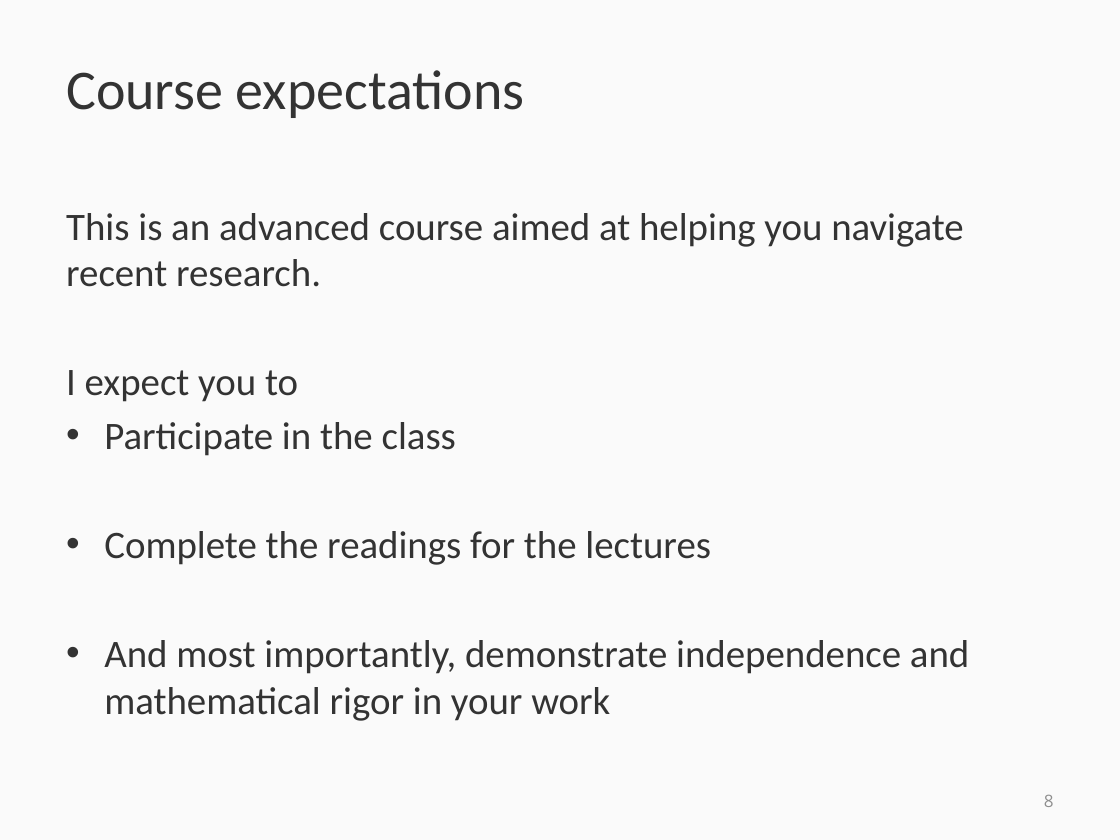
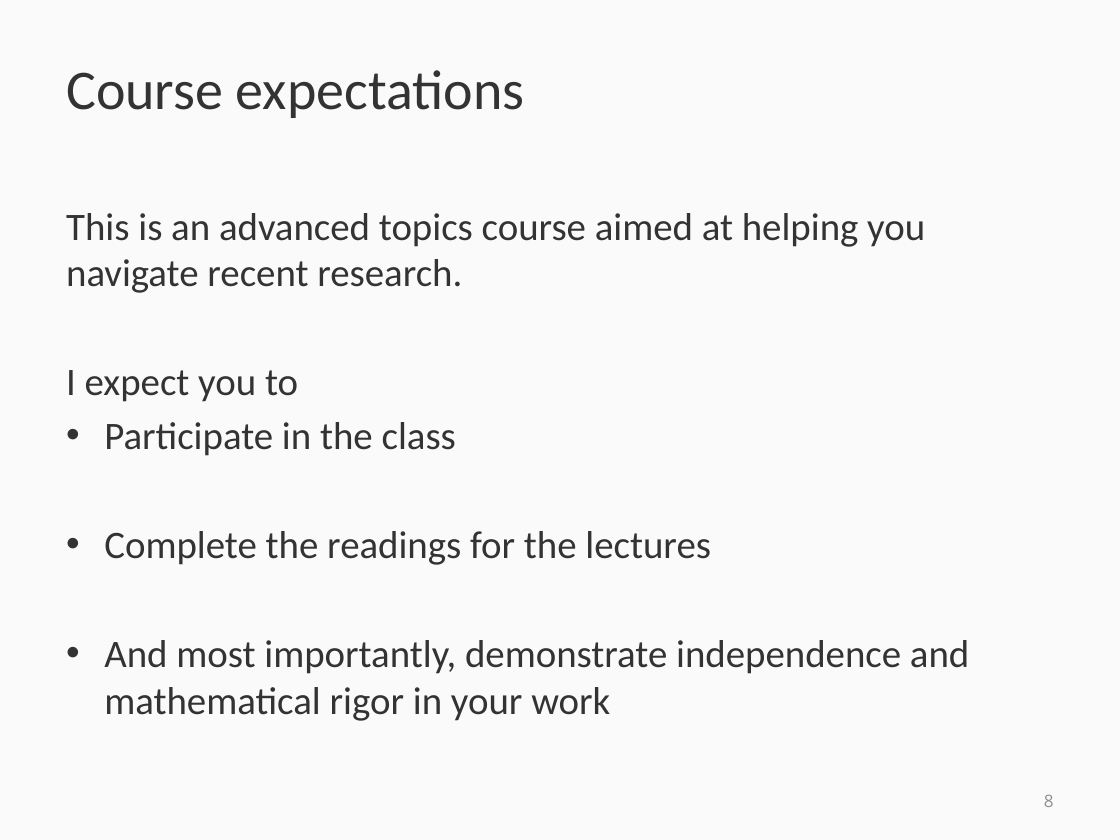
Before and after one commit to svivek/structured-prediction, a slide deck: slide 8 of slides/info/info.pptx. Drawn at 1120x840 pixels with LibreOffice and Linux fonts; fonts in the diff are those of the drawing. Boxes give left, top, right and bottom in pixels: in the first picture for what was removed or moved away, otherwise in the second. Text is boxed around its words. In the diff, an @@ line names an element or a change of style, - is before the commit and + after.

```diff
--- a/slides/info/info.pptx
+++ b/slides/info/info.pptx
@@ text at bbox=[66, 213, 925, 293]: text changed @@
-This is an advanced course aimed at helping you navigate recent research.
+This is an advanced topics course aimed at helping you navigate recent research.
```
Also in this commit, not shown: 3 other slides changed, 2 other files.
